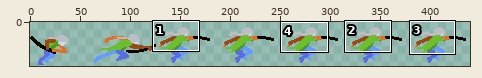
Sprite sheet -- Assets/Sprites/SpriteSheets/Player_Attack.png. Above: a wide view before the commit, with the close-up outlined.
Close-up. The starting point:
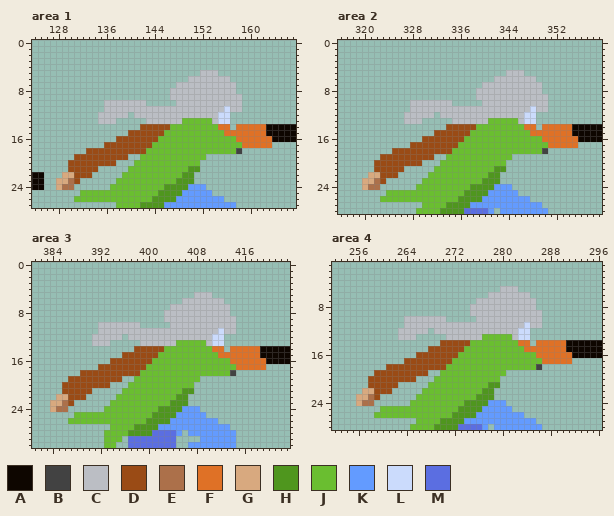
The file is 448x44 pixels. Shown: area 1: x 124..167, y 0..27; area 2: x 316..359, y 0..28; area 3: x 381..423, y 0..30; area 4: x 252..296, y 1..28. The wide view leaves out empty margins. The commit also changed other parts of the picture, which this record leaves out.
Palette (. is transparent): A #0e0600  B #424242  C #bbbec4  D #9a4b15  E #ac704a  F #df7126  G #d8a97f  H #4f961e  J #6abe30  K #639bff  L #cbdbfc  M #5b6ee1
Now the later version:
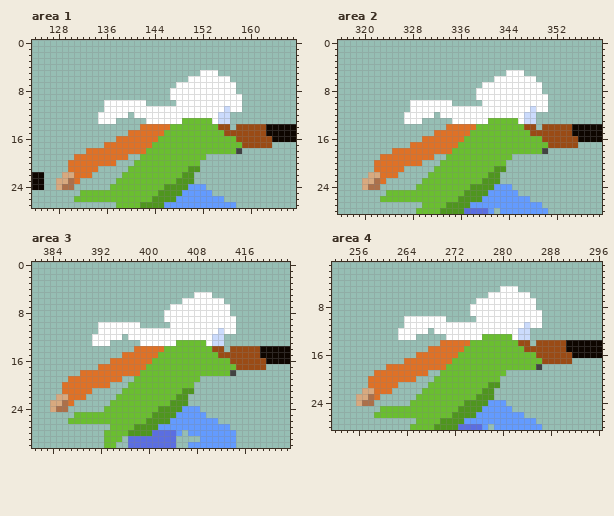
The edit:
Colour C changes from #bbbec4 to #ffffff.
Area 1:
The author changed colour F to colour D in row 14 at x 155 to 156 and 158 to 162; in row 15 at x 156 to 162; in row 16 at x 158 to 163; in row 17 at x 159 to 163.
The author changed colour D to colour F in row 14 at x 142 to 146; in row 15 at x 140 to 145; in row 16 at x 138 to 144; in row 17 at x 136 to 143; in row 18 at x 133 to 142; in row 19 at x 131 to 139.
The author changed colour D to colour F in row 20 at x 130 to 137; in row 21 at x 130 to 134; in row 22 at x 131 to 133; in row 23 at x 131.
Area 2:
The author changed colour F to colour D in row 14 at x 347 to 348 and 350 to 354; in row 15 at x 348 to 354; in row 16 at x 350 to 355; in row 17 at x 351 to 355.
The author changed colour D to colour F in row 14 at x 334 to 338; in row 15 at x 332 to 337; in row 16 at x 330 to 336; in row 17 at x 328 to 335; in row 18 at x 325 to 334; in row 19 at x 323 to 331.
The author changed colour D to colour F in row 20 at x 322 to 329; in row 21 at x 322 to 326; in row 22 at x 323 to 325; in row 23 at x 323.
Area 3:
The author changed colour F to colour D in row 14 at x 411 to 412 and 414 to 418; in row 15 at x 412 to 418; in row 16 at x 414 to 419; in row 17 at x 415 to 419.
The author changed colour D to colour F in row 14 at x 398 to 402; in row 15 at x 396 to 401; in row 16 at x 394 to 400; in row 17 at x 392 to 399; in row 18 at x 389 to 398; in row 19 at x 387 to 395.
The author changed colour D to colour F in row 20 at x 386 to 393; in row 21 at x 386 to 390; in row 22 at x 387 to 389; in row 23 at x 387.
Area 4:
The author changed colour F to colour D in row 14 at x 283 to 284 and 286 to 290; in row 15 at x 284 to 290; in row 16 at x 286 to 291; in row 17 at x 287 to 291.
The author changed colour D to colour F in row 14 at x 270 to 274; in row 15 at x 268 to 273; in row 16 at x 266 to 272; in row 17 at x 264 to 271; in row 18 at x 261 to 270; in row 19 at x 259 to 267.
The author changed colour D to colour F in row 20 at x 258 to 265; in row 21 at x 258 to 262; in row 22 at x 259 to 261; in row 23 at x 259.
